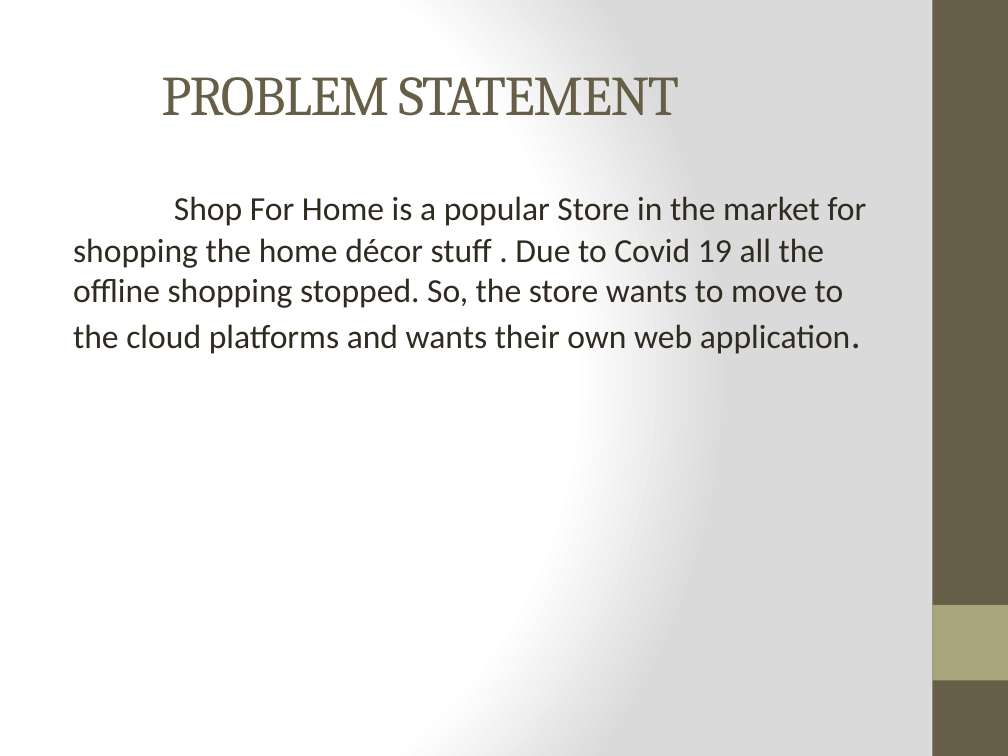
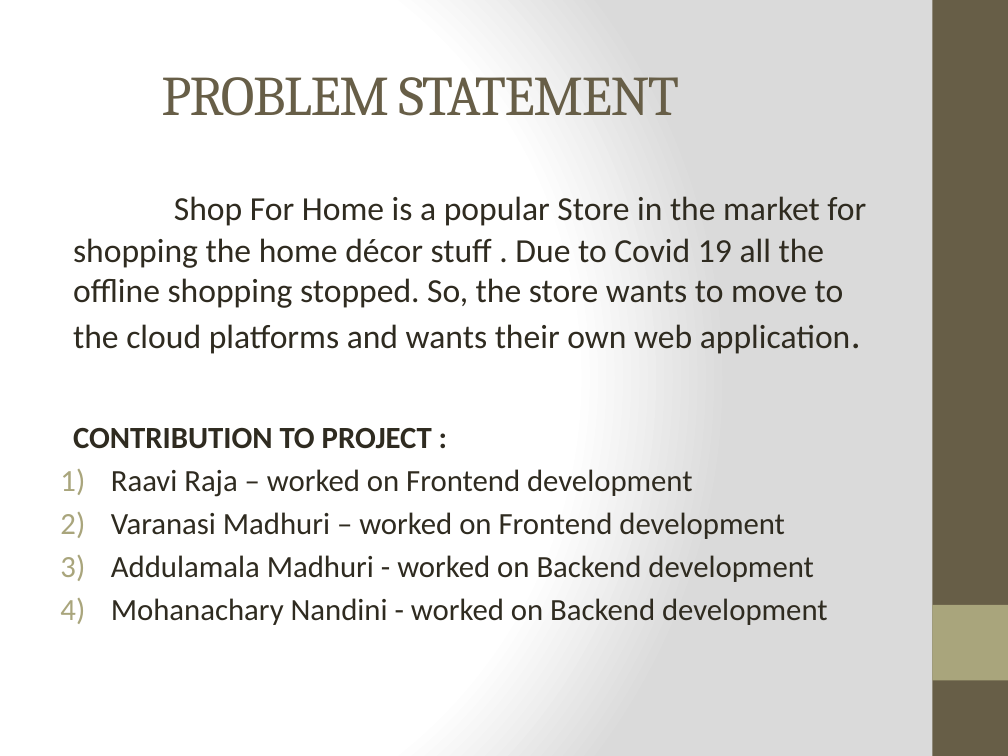
Before and after one commit to raja-raavi/B1-shopforhome, a slide deck: slide 2 of sprint 1 ppt.pptx. Drawn at 1008x756 pixels with LibreOffice and Linux fonts; fonts in the diff are those of the drawing. Boxes give left, top, right and bottom in pixels: in the first picture for what was removed or moved away, otherwise in the second. Text is boxed around its words. In the diff, an @@ line names an element or a change of style, - is before the commit and + after.

```diff
--- a/sprint 1 ppt.pptx
+++ b/sprint 1 ppt.pptx
@@ text at (73,428,828,625): paragraphs added @@
+CONTRIBUTION TO PROJECT :
+1) Raavi Raja – worked on Frontend development
+2) Varanasi Madhuri – worked on Frontend development
+3) Addulamala Madhuri - worked on Backend development
+4) Mohanachary Nandini - worked on Backend development
```
Also in this commit, not shown: 1 other slide changed, 1 other file.
